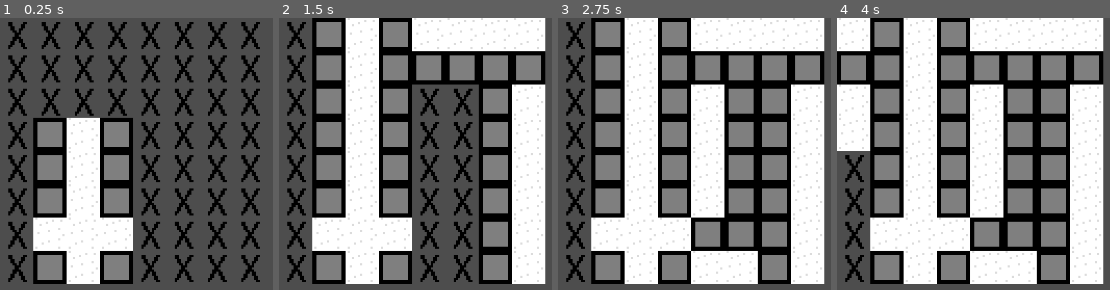
Above: before the commit, frames 1-4 (left to right).
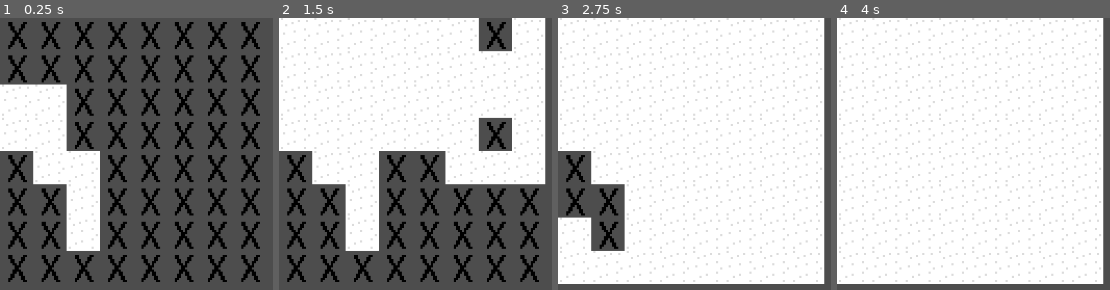
Above: after the commit, the same moments.

Repository: mojius/Mini-Jam-185
Game: Godot game, scene res://scenes/procgen-test.tscn
Two runs of this game, one before a commit and one after it. Both use one fixed random seed, a clock stepped at 60 frames per second and the inputs below. This scene is started directly instead of the project's main scene.
Inputs:
- Up to frame 1 (0.25 s): no input
- Up to frame 2 (1.5 s): hold Right (ui_right) 0.53-1.28 s; hold Down (ui_down) from 1.28 s (still down)
- Up to frame 3 (2.75 s): release Down (ui_down) at 2.03 s; hold Right (ui_right) from 2.03 s (still down)
- Up to frame 4 (4 s): release Right (ui_right) at 2.78 s; hold Up (ui_up) 2.78-3.53 s; tap Enter at 3.5 s; hold Left (ui_left) from 3.53 s (still down)

The runs differ from the first frame. In frame 1, 22% of the frame differs, in the area x 0-49%, y 24-98%; in frame 2, 60%, in the area x 0-98%, y 0-98%; in frame 3, 55%; in frame 4, 53%.

Commit message:
Map generation works, but with no walls

Diff:
--- a/scripts/randomly_generated_map.gd
+++ b/scripts/randomly_generated_map.gd
@@ -15,27 +15,24 @@
     init_cell(rand_tile, Vector2i(0,0), visited, stack)
 
     while stack.size() > 0:
-        await get_tree().create_timer(0.08).timeout
+        await get_tree().create_timer(0.03).timeout
         var cell: Vector2i = stack.pop_front()
         print("Popped! ", cell)
         var neighbors: Array[Vector2i] = get_surrounding_cells(cell)
+        var unvisited_neighbors: Array[Vector2i]
+
         for n in neighbors:
-            if visited.get(n, false) == false and get_cell_atlas_coords(n) == Vector2i(1,1):
+            if visited.get(n, false) == false and n in get_used_cells():
                 print("Good tile at ", n)
+                unvisited_neighbors.push_front(n)
 
-                if n - cell == Vector2i.UP or n - cell == Vector2i.DOWN:
-                    init_cell(n + Vector2i.LEFT, Vector2i(1,0), visited, stack)
-                    init_cell(n + Vector2i.RIGHT, Vector2i(1,0), visited, stack)
-                else:
-                    init_cell(n + Vector2i.UP, Vector2i(1,0), visited, stack)
-                    init_cell(n + Vector2i.DOWN, Vector2i(1,0), visited, stack)
-
-
-                init_cell(n, Vector2i(0,0), visited, stack)
+        if unvisited_neighbors.size() > 0:
+            stack.push_front(cell)
+            var random_neighbor = unvisited_neighbors.pick_random()
+            init_cell(random_neighbor, Vector2i(0,0), visited, stack)
 
 
 
-            else: continue
 
 func init_cell(cell: Vector2i, atlas: Vector2i, visited: Dictionary[Vector2i, bool], stack: Array[Vector2i]):
     if cell not in get_used_cells(): return
